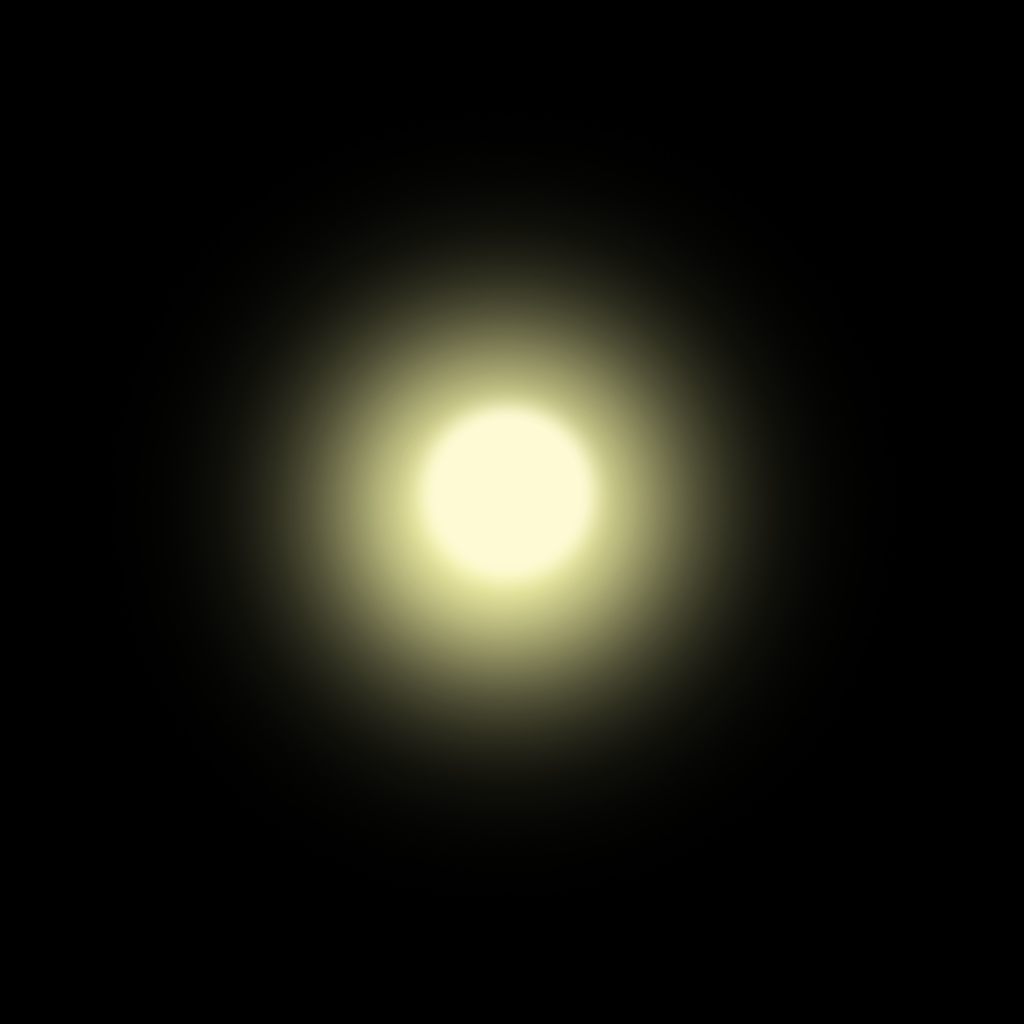
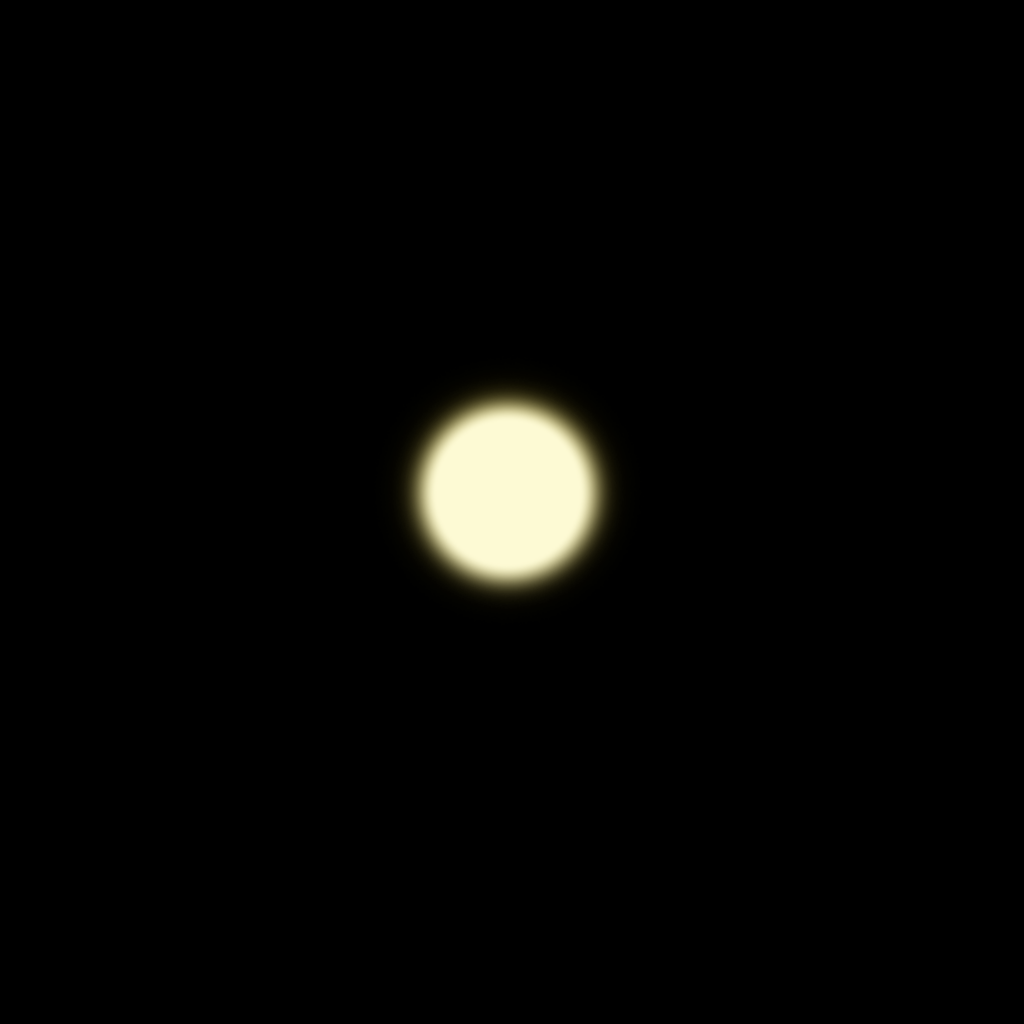
Before/after of a w=1024, h=1024 layered artwork. What changed in the layer stack:
painted on "Layer 1" over box(144, 148, 860, 862)
